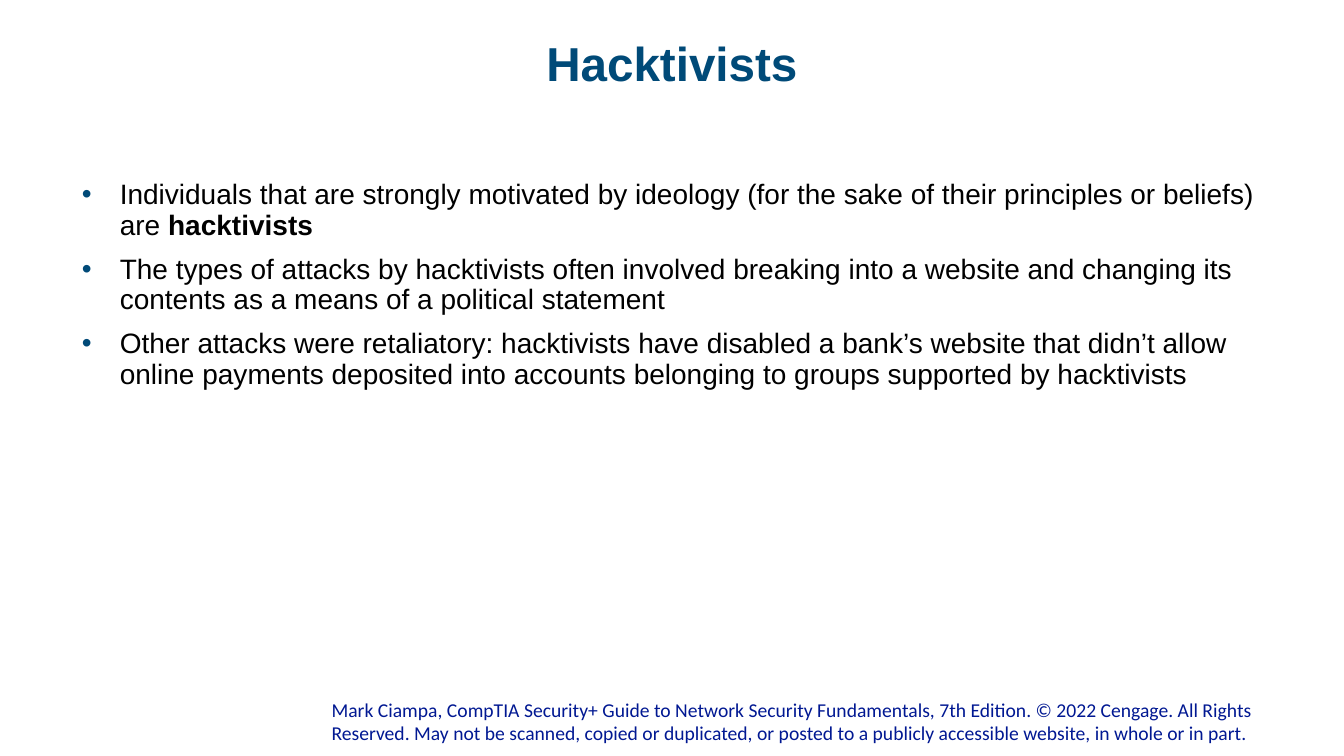
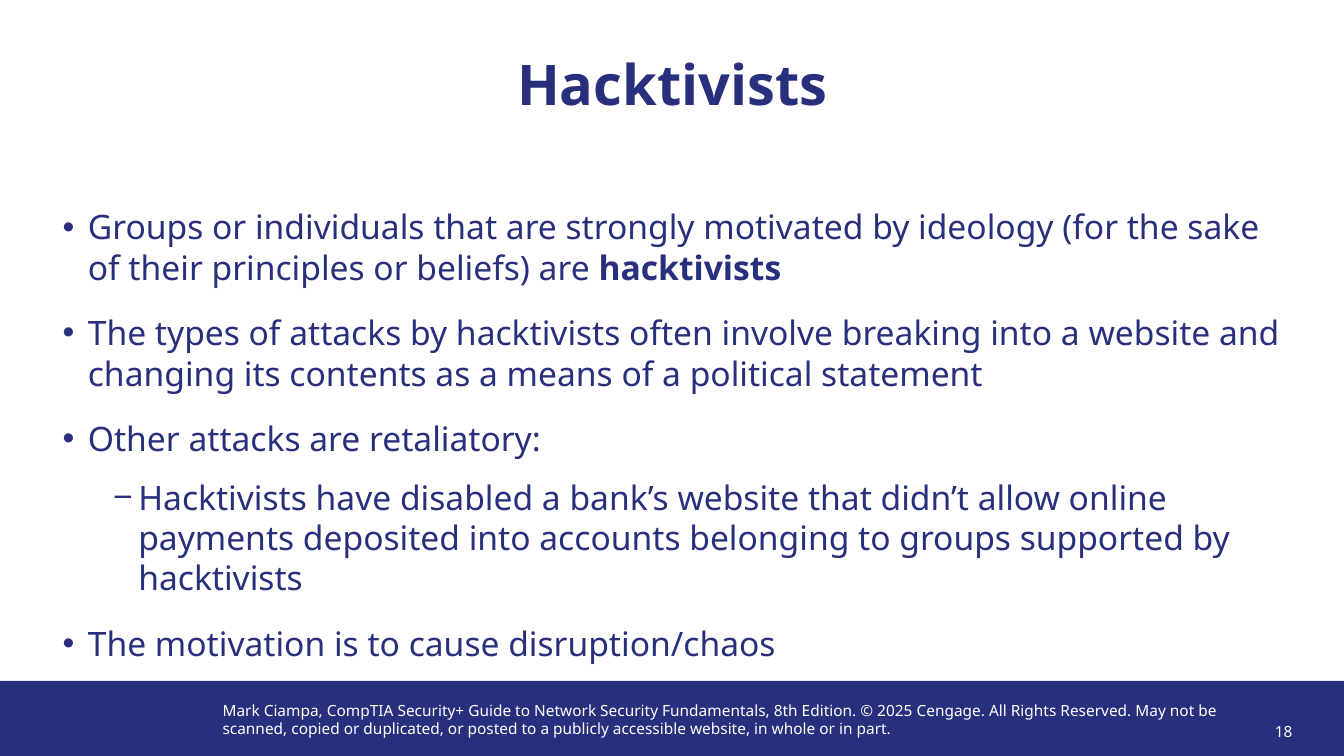
Before and after one commit to lcvp/troy-hust-university-resources, a slide deck: slide 18 of CS-4451/Modules/Hoang-Xuan-Tung/Module 1 (Introduction to Security).pptx (slide 11 before the commit). Drawn at 1344x756 pixels with LibreOffice and Linux fonts; fonts in the diff are those of the drawing; background and template pictures are left out. Boxes give left, top, right and bottom in pixels: in the first picture for what was removed or moved away, otherwise in the second. Text is boxed around its words. In the diff, an @@ line names an element or a change of style, - is before the commit and + after.

Commit message:
Add Week2 lab report, update slides, remove .keep
Add Week2 Practical Experience Report (Lab 2) for Hoang-Xuan-Tung under CS-4451/Assignments; update Module 1 (Introduction to Security) PPTX for Hoang-Xuan-Tung in CS-4451/Modules (binary changed); remove placeholder .keep from CS-4451/Assignments.

```diff
--- a/CS-4451/Modules/Hoang-Xuan-Tung/Module 1 (Introduction to Security).pptx
+++ b/CS-4451/Modules/Hoang-Xuan-Tung/Module 1 (Introduction to Security).pptx
@@ title "Hacktivists": place and size @@
-title "Hacktivists" at (546, 46, 797, 82)
+title "Hacktivists" at (517, 62, 827, 106)
@@ title "Hacktivists" at (517, 62, 827, 106): size 34 to 40 pt, font Arial to Noto Sans, text colour #004A78 to #282F7C @@
@@ text at (88, 213, 1279, 664): text changed; size 20 to 24 pt; font Arial to Noto Sans; text colour #000000 to #282F7C @@
-• Individuals that are strongly motivated by ideology (for the sake of their principles or beliefs) are hacktivists
-• The types of attacks by hacktivists often involved breaking into a website and changing its contents as a means of a political statement
-• Other attacks were retaliatory: hacktivists have disabled a bank’s website that didn’t allow online payments deposited into accounts belonging to groups supported by hacktivists
+• Groups or individuals that are strongly motivated by ideology (for the sake of their principles or beliefs) are hacktivists
+• The types of attacks by hacktivists often involve breaking into a website and changing its contents as a means of a political statement
+• Other attacks are retaliatory:
+  − Hacktivists have disabled a bank’s website that didn’t allow online payments deposited into accounts belonging to groups supported by hacktivists
+• The motivation is to cause disruption/chaos
@@ rectangle added at (0, 682, 1344, 756), fill #282F7C @@
@@ text "Mark Ciampa, CompTIA Security+ Guide ..." at (223, 704, 1216, 738): vertical alignment bottom to top @@
@@ text at (223, 704, 1216, 738): text changed; size 14 to 11 pt; font Calibri to Noto Sans; text colour #011892 to #FFFFFF @@
-Mark Ciampa, CompTIA Security+ Guide to Network Security Fundamentals, 7th Edition. © 2022 Cengage. All Rights Reserved. May not be scanned, copied or duplicated, or posted to a publicly accessible website, in whole or in part.
+Mark Ciampa, CompTIA Security+ Guide to Network Security Fundamentals, 8th Edition. © 2025 Cengage. All Rights Reserved. May not be scanned, copied or duplicated, or posted to a publicly accessible website, in whole or in part.
@@ page number added at (1275, 726, 1293, 737), 11 pt, text #FFFFFF @@
+18
```
Also in this commit, not shown: 11 other slides changed, 30 slides added, 28 slides removed, 2 other files.
